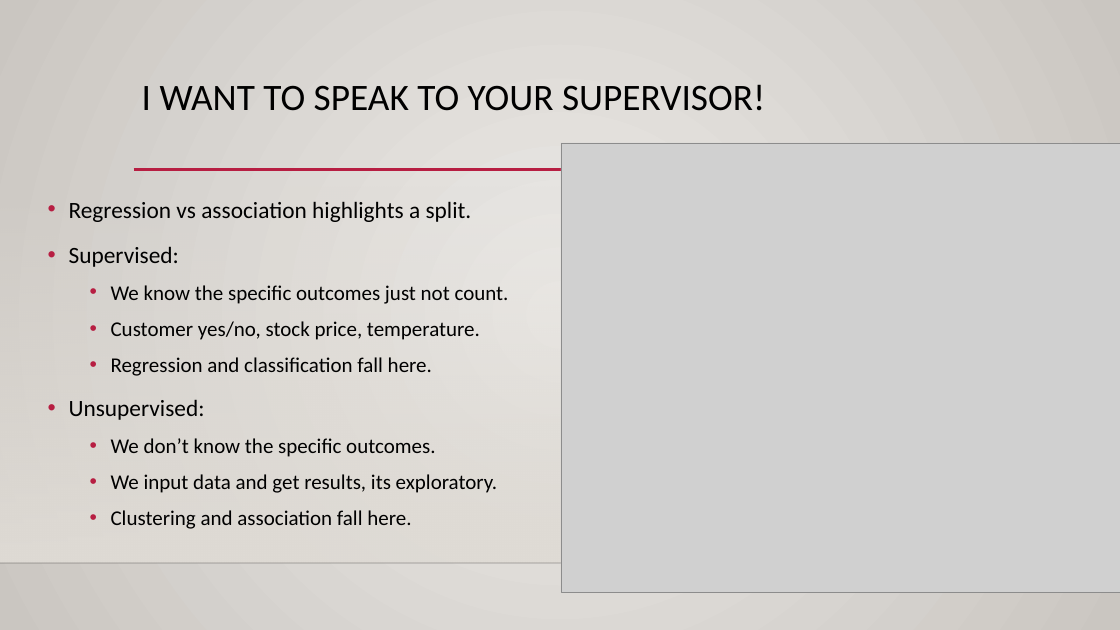
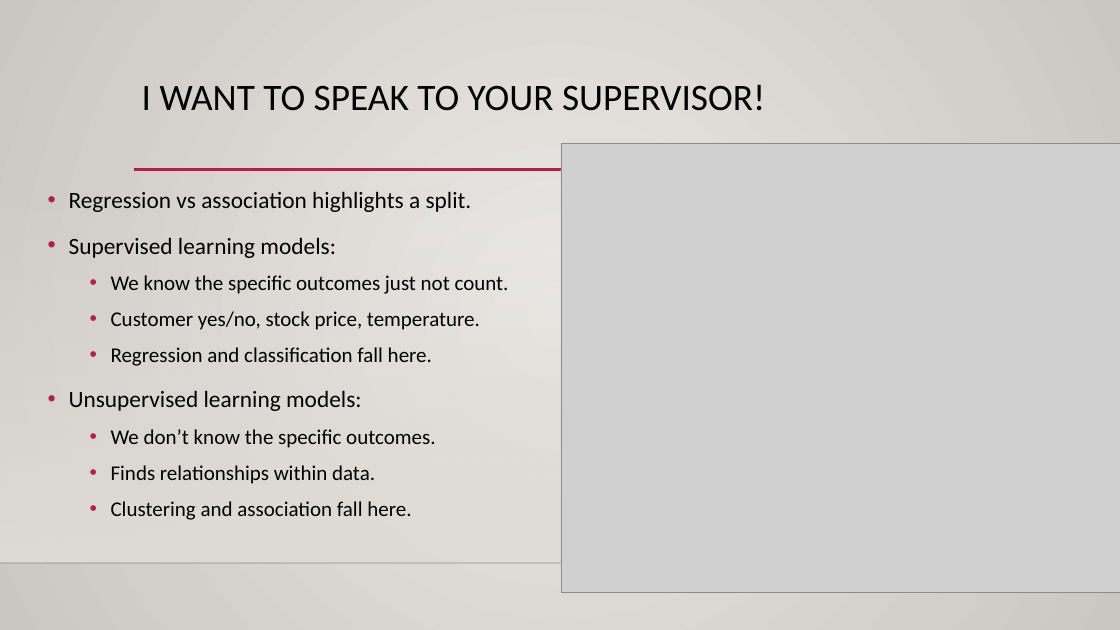
Before and after one commit to AkeemSemper/ml_datasets, a slide deck: slide 41 of slides/TimeSeries.pptx (slide 39 before the commit). Drawn at 1120x630 pixels with LibreOffice and Linux fonts; fonts in the diff are those of the drawing; grey boxes stand for pictures; background and template pictures are left out. Boxes give left, top, right and bottom in pixels: in the first picture for what was removed or moved away, otherwise in the second. Text is boxed around its words. In the diff, an @@ line names an element or a change of style, - is before the commit and + after.

```diff
--- a/slides/TimeSeries.pptx
+++ b/slides/TimeSeries.pptx
@@ text "Regression vs association highlights a ..." moved from (x1=69, y1=201, x2=509, y2=529) to (x1=69, y1=191, x2=509, y2=520) @@
@@ text at (x1=69, y1=237, x2=336, y2=258): text changed @@
-• Supervised:
+• Supervised learning models:
@@ text at (x1=69, y1=390, x2=362, y2=411): text changed @@
-• Unsupervised:
+• Unsupervised learning models:
@@ text at (x1=111, y1=465, x2=375, y2=484): text changed @@
-  • We input data and get results, its exploratory.
+  • Finds relationships within data.
```
Also in this commit, not shown: 3 other slides changed, 2 slides added, 1 other file.
